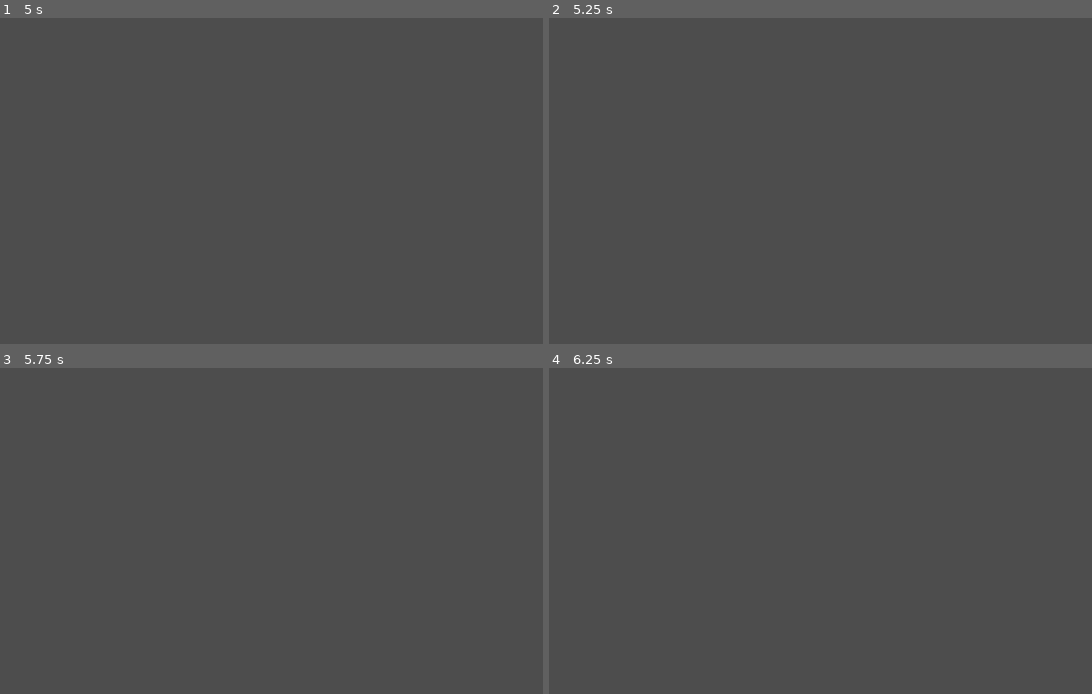
Above: before the commit, frames 1-4 (two rows, left to right).
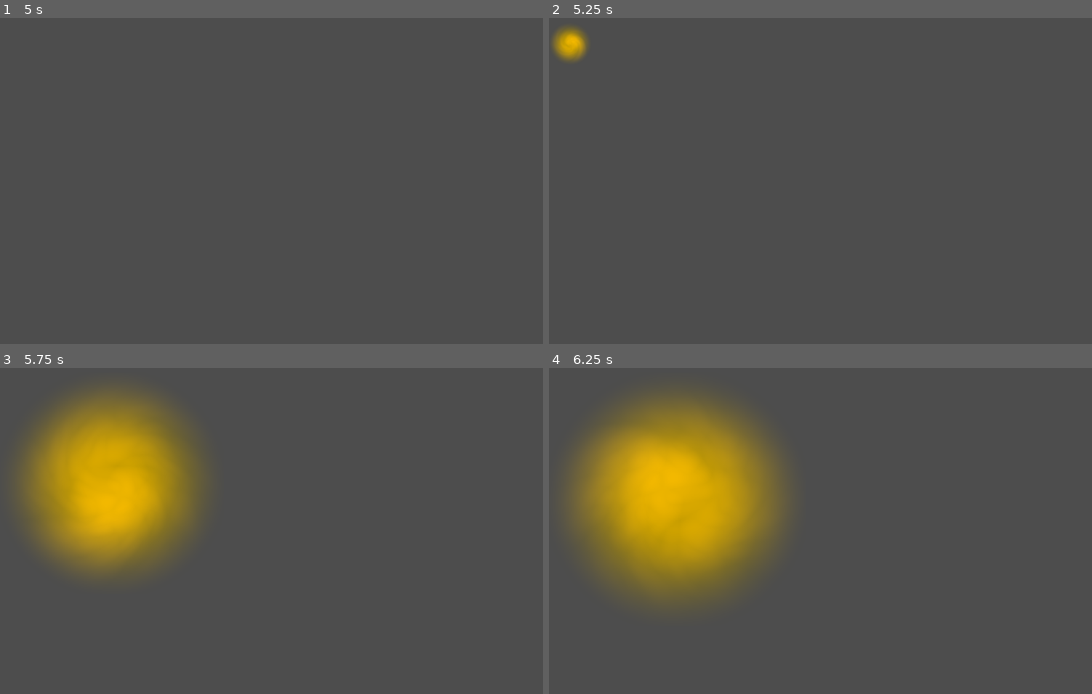
Above: after the commit, the same moments.

Repository: The-Pikmin-nerd/Kubix
Game: Godot game, scene res://Senes/Menus/MainMenu.tscn
The game is run twice, just before and just after one commit, with the same random seed, the same clock (stepped at 60 frames per second) and the same inputs.
Inputs:
- Up to frame 1 (5 s): click "Play" at 0.5 s; click "Play" at 1.25 s; click "⚙️" at 2 s; click "1" at 2.75 s; click "2" at 3.5 s; click "3" at 4.25 s
- Up to frame 2 (5.25 s): tap Enter at 5 s
- Up to frame 3 (5.75 s): no input
- Up to frame 4 (6.25 s): no input

Frame 1 is identical in both runs. In frame 2, 0.5% of the frame differs, in the area x 0-8%, y 2-14%; in frame 3, 14%; in frame 4, 19%, in the area x 3-44%, y 8-72%.

Commit message:
Add animated sprite and vortex scene to LevelOne
Introduces new Sprite and Vortexscene nodes to LevelOne.tscn, each with associated scripts for scale and rotation animations. Adds related assets and scripts for visual effects and updates scene resource references.

Diff:
--- /dev/null
+++ b/kubix/Assets/Shaders/Vortex/vortexscene.gd
@@ -0,0 +1,27 @@
+extends TextureRect
+
+func _shrink_and_disappear() -> void:
+	var tween = create_tween()
+
+	# On réduit le bouton jusqu'à 0
+	tween.tween_property(self, "scale", Vector2.ZERO, 0.5)\
+		.set_trans(Tween.TRANS_SINE).set_ease(Tween.EASE_IN_OUT)
+
+func Appear() -> void:
+	var tween = create_tween()
+
+	# On réduit le bouton jusqu'à 0
+	tween.tween_property(self, "scale", Vector2.ONE, 1)\
+		.set_trans(Tween.TRANS_SINE).set_ease(Tween.EASE_IN_OUT)
+# Called when the node enters the scene tree for the first time.
+func _ready() -> void:
+	scale = Vector2.ZERO  # commence à 0
+	Appear()
+	await get_tree().create_timer(3).timeout
+	_shrink_and_disappear()
+	await get_tree().create_timer(2).timeout
+	queue_free() #optimization
+
+# Called every frame. 'delta' is the elapsed time since the previous frame.
+func _process(delta: float) -> void:
+	pass
--- a/kubix/Senes/Levels/LevelOne.tscn
+++ b/kubix/Senes/Levels/LevelOne.tscn
@@ -1,6 +1,22 @@
-[gd_scene load_steps=2 format=3 uid="uid://d1vq6ihbo1mu5"]
+[gd_scene load_steps=6 format=3 uid="uid://d1vq6ihbo1mu5"]
 
 [ext_resource type="Script" uid="uid://davd52bn65hxw" path="res://Senes/Levels/level_one.gd" id="1_alkwa"]
+[ext_resource type="PackedScene" uid="uid://brot54c21jpnt" path="res://Assets/Shaders/Vortex/Vortexscene.tscn" id="2_24nka"]
+[ext_resource type="Script" uid="uid://cn4fcsbnefnc7" path="res://Assets/Shaders/Vortex/vortexscene.gd" id="3_o3o41"]
+[ext_resource type="Texture2D" uid="uid://d26hsdltsepkf" path="res://Assets/Sprites/Sprite.png" id="4_3vfci"]
+[ext_resource type="Script" uid="uid://42uqsb4je07v" path="res://Senes/Levels/sprite.gd" id="5_5fdol"]
 
 [node name="LevelOne" type="Node2D"]
 script = ExtResource("1_alkwa")
+
+[node name="TextureRect" parent="." instance=ExtResource("2_24nka")]
+offset_top = 16.0
+offset_right = 848.0
+offset_bottom = 856.0
+script = ExtResource("3_o3o41")
+
+[node name="Sprite" type="Sprite2D" parent="."]
+position = Vector2(408, 464)
+scale = Vector2(1e-05, 1e-05)
+texture = ExtResource("4_3vfci")
+script = ExtResource("5_5fdol")
--- /dev/null
+++ b/kubix/Senes/Levels/sprite.gd
@@ -0,0 +1,13 @@
+extends Sprite2D
+
+func _ready() -> void:
+	# Départ avec un scale nul (invisible / compressé)
+	scale = Vector2(0, 0)
+	await get_tree().create_timer(2).timeout
+	var tween := create_tween()
+
+	# Scale 0 → 1 en 1 seconde
+	tween.tween_property(self, "scale", Vector2(0.1, 0.1), 1.0)
+
+	# Rotation 0 → 360° en 1 seconde, en parallèle
+	tween.parallel().tween_property(self, "rotation_degrees", 360.0, 1.0)
Not shown, added: kubix/Assets/Shaders/Vortex/vortexscene.gd.uid
Binary file added: kubix/Assets/Sprites/Sprite.png
Not shown, added: kubix/Assets/Sprites/Sprite.png.import
Not shown, added: kubix/Senes/Levels/sprite.gd.uid
Not shown, added: kubix/Assets/Sprites/Sprite.kra
Not shown, added: kubix/Assets/Sprites/Sprite.kra~
